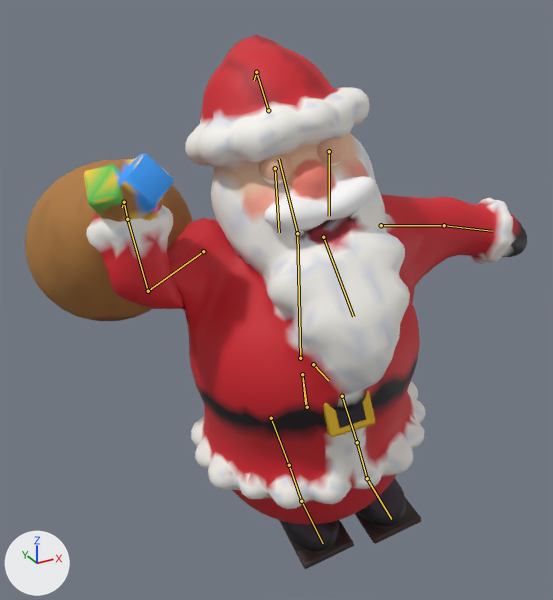
The glTF model public/models/terriens/santa.glb, before and after one commit.
The view is the same before and after, from a camera (50 mm lens) standing at (-1.125, -1.772, 1.699) and looking at (-0.075, 0.137, 0.745). Lighting does not change. The marker at lower left points along +X, +Y and +Z. The picture after the commit comes second. Both versions are drawn at frame 19 of the action 'Dance'; the numbers are the values there. The bones that change, and the others that lie on the model, are drawn over the model as lines.

The first picture shows 'Body', 'Boucle', 'BoucleTrou', 'OeilD', 'OeilG', 'PaupiereD', 'PaupiereG', 'Sac'.
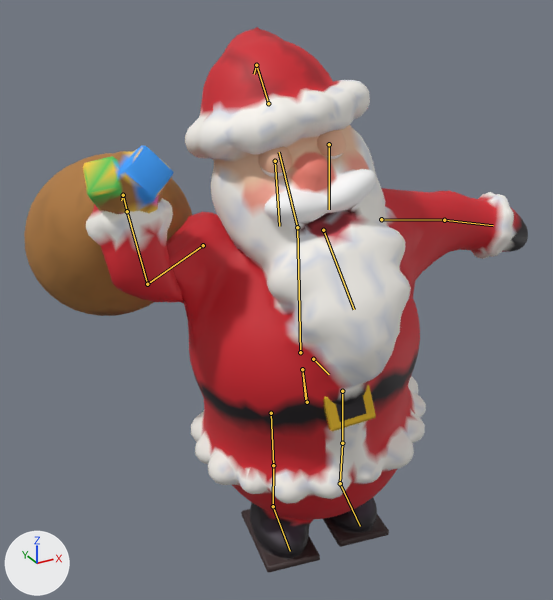
What differs and where, as boxes [x1, y1, x2, y2] in the pictures (553 x 600 px):
'Body', posed
    before: [86, 35, 527, 569]
    after: [86, 27, 528, 573]
'Sac', posed
    before: [25, 153, 192, 321]
    after: [24, 145, 192, 316]
'Boucle', posed
    before: [323, 390, 375, 437]
    after: [323, 384, 376, 431]
'PaupiereD', posed
    before: [258, 154, 292, 181]
    after: [258, 146, 292, 173]
'PaupiereG', posed
    before: [317, 137, 346, 164]
    after: [317, 130, 347, 156]
'BoucleTrou', posed
    before: [336, 402, 366, 428]
    after: [336, 396, 367, 422]
bone 'root', root to tip
    before: (307, 407) to (302, 374)
    after: (307, 402) to (302, 369)
bone 'thighL', root to tip
    before: (342, 396) to (357, 442)
    after: (342, 391) to (342, 443)
bone 'thighR', root to tip
    before: (271, 418) to (289, 465)
    after: (271, 413) to (273, 465)

The edits, one by one:
Bone 'root' (bone_root) moves from (-0.04, -0.018, 0.0) to (-0.04, 0.0, 0.0).
Bone 'thighL' (bone_thighl) turns from (0, 0, -8) to (0, 0, 8) degrees about its own x, y and z.
Bone 'thighR' (bone_thighr) turns from (0, 0, -8) to (0, 0, 8) degrees about its own x, y and z.
